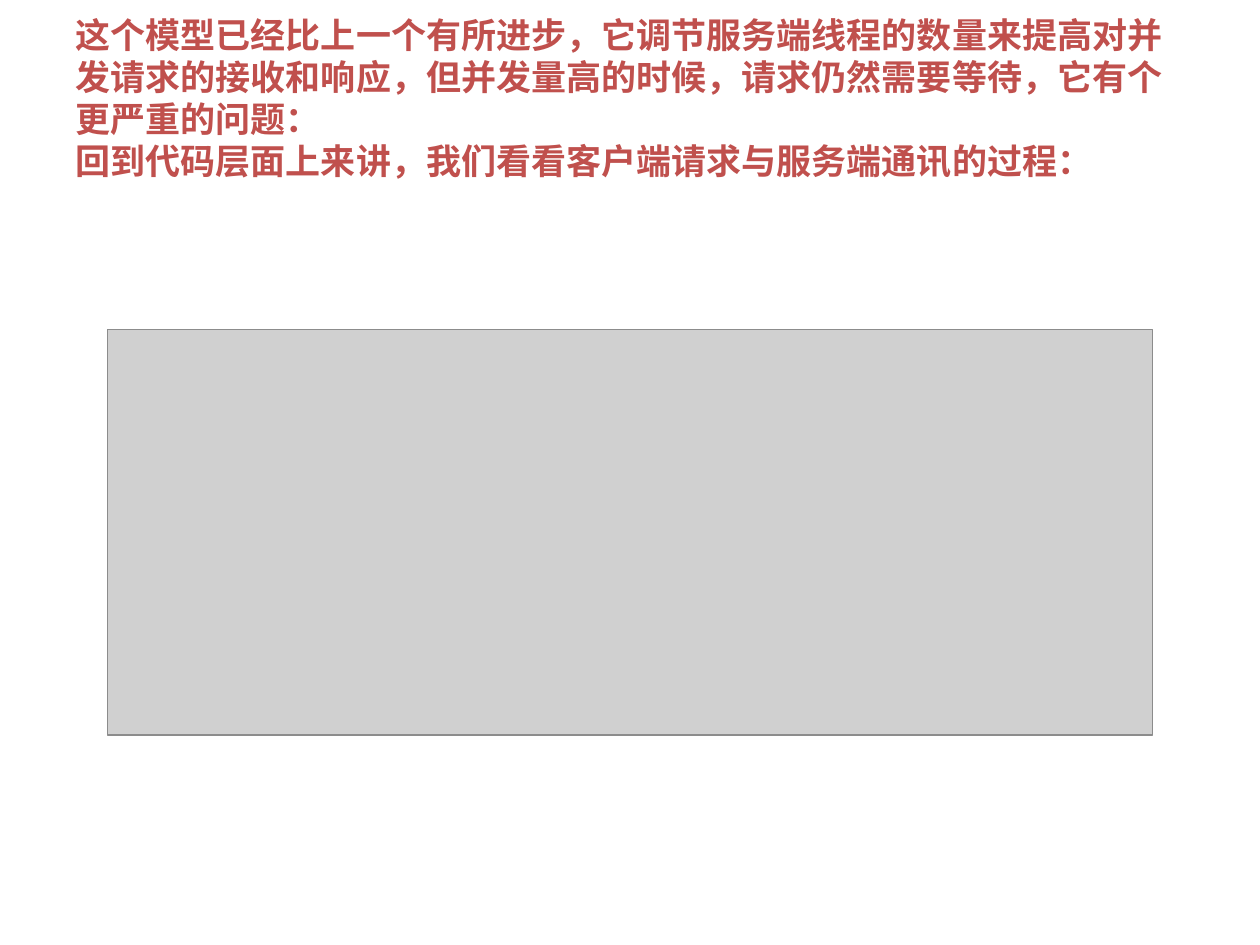
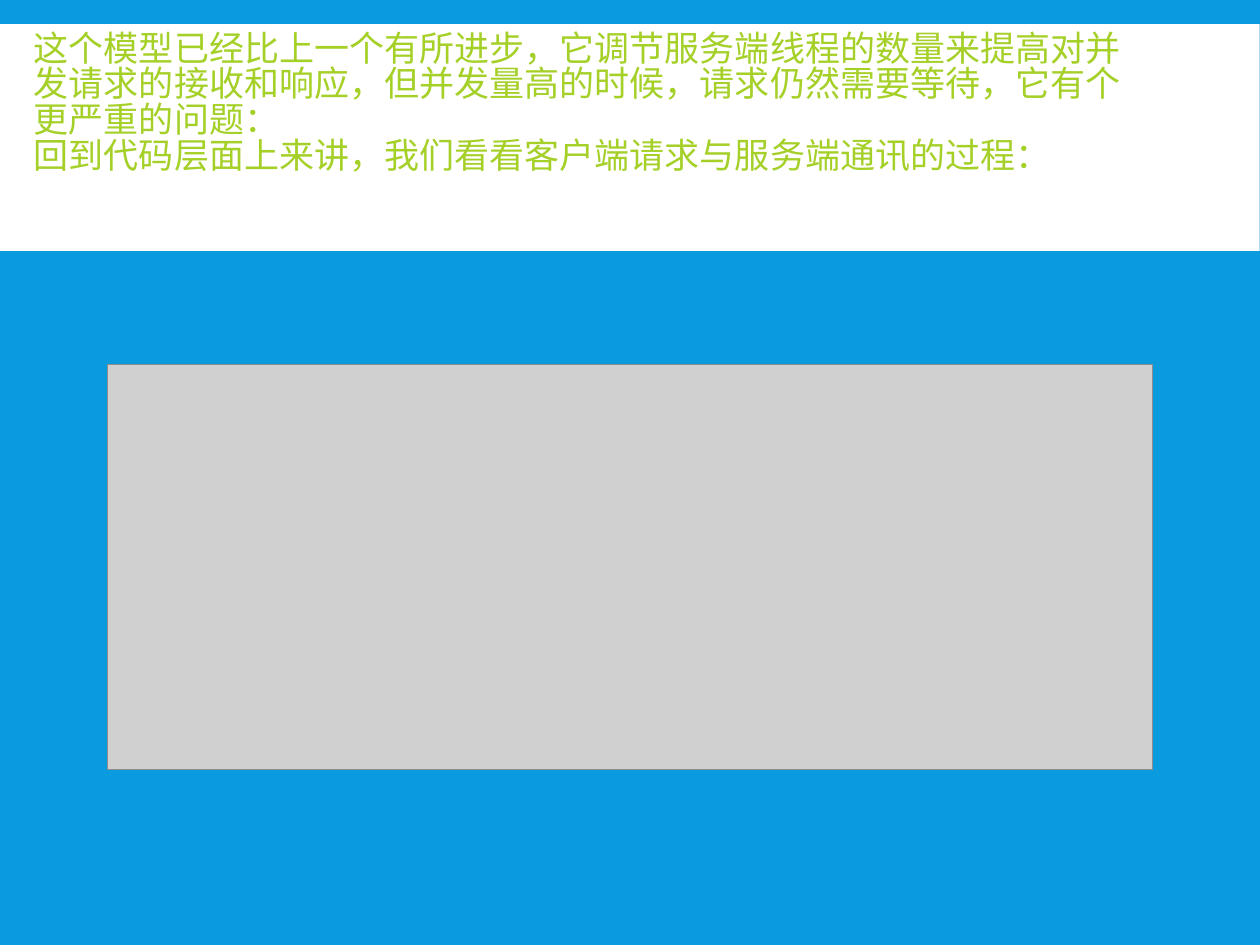
Before and after one commit to xiayu1986/webLearn, a slide deck: slide 10 of mix/技术分享/NODE技术分享.pptx (slide 6 before the commit). Drawn at 1260x945 pixels with LibreOffice and Linux fonts; fonts in the diff are those of the drawing; grey boxes stand for pictures. Boxes give left, top, right and bottom in pixels: in the first picture for what was removed or moved away, otherwise in the second. Text is boxed around its words. In the diff, an @@ line names an element or a change of style, - is before the commit and + after.

```diff
--- a/mix/技术分享/NODE技术分享.pptx
+++ b/mix/技术分享/NODE技术分享.pptx
@@ background #FFFFFF to #099BDD @@
@@ rectangle added at (x1=0, y1=24, x2=1260, y2=251), fill #FFFFFF @@
@@ title "这个模型已经比上一个有所进步，它调节服务端线程的数量来提高对并发请求的接收和响应，但并发量高的时候，请求仍然需要等待，它 ..." moved from (x1=76, y1=18, x2=1163, y2=179) to (x1=34, y1=31, x2=1121, y2=172) @@
@@ title "这个模型已经比上一个有所进步，它调节服务端线程的数量来提高对并发请求的接收和响应，但并发量高的时候，请求仍然需要等待，它 ..." at (x1=34, y1=31, x2=1121, y2=172): text colour #C0504D to #A5D028, bold off; line spacing 1 to 0.85 @@
@@ picture moved from (x1=107, y1=330, x2=1152, y2=736) to (x1=107, y1=364, x2=1152, y2=770) @@
```
Also in this commit, not shown: 11 other slides changed, 6 slides added, 2 slides removed.
